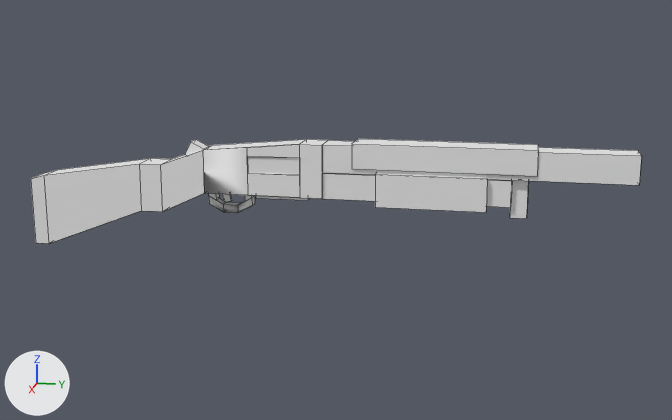
A saved change to the OBJ model src/main/resources/assets/immersiveintelligence/models/item/weapons/shotgun/shotgun.obj.
The view is the same before and after, from a 50 mm lens placed at (7.4, 1.49, 2.61), pointed at (0.07, 0.02, 0.78). Every picture has the same lights, and +X, +Y and +Z are marked at lower left. Mesh edges are drawn as thin lines. Where no turn or scale is listed for an object, it has been applied to the vertices.

The first picture shows 'actionejection', 'shotgunmain'.
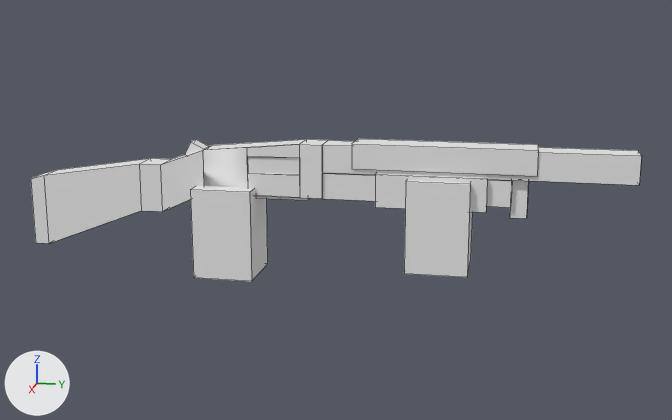
Diff of the bpy script that builds the scene:
```diff
--- a/src/main/resources/assets/immersiveintelligence/models/item/weapons/shotgun/shotgun.obj.py
+++ b/src/main/resources/assets/immersiveintelligence/models/item/weapons/shotgun/shotgun.obj.py
@@ mat_none @@
+mat_none = principled_material('none')
+mat_none.base_color = (0.8, 0.8, 0.8)  # white #e7e7e7
+mat_none.roughness = 1.0
@@ me_hand_off @@
+me_hand_off.from_pydata(...)  # a box spanning x -0.188..0.312, y 0.625..1.125, z 0.344..1.094
+me_hand_off.materials.append(mat_none)  # white #e7e7e7
@@ me_hand_main @@
+me_hand_main.from_pydata(...)  # a box spanning x -0.125..0.375, y -1.125..-0.625, z 0.219..0.969
+me_hand_main.materials.append(mat_none)  # white #e7e7e7
@@ ob_hand_off @@
+ob_hand_off = bpy.data.objects.new('hand_off', me_hand_off)
+ob_hand_off.location = (0.0, 0.0, 0.0)
@@ ob_hand_main @@
+ob_hand_main = bpy.data.objects.new('hand_main', me_hand_main)
+ob_hand_main.location = (0.0, 0.0, 0.0)
```

Location of each change, (x1, y1, x2, y2) in pixels of the pictures (672 x 420 px):
'hand_main', added: after (190, 186, 268, 281)
'hand_off', added: after (404, 180, 473, 277)
